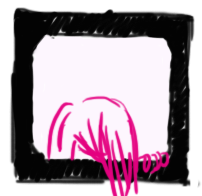
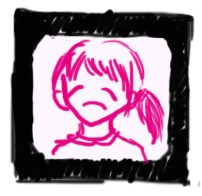
Two versions of the same layered image (202 × 196). Layer-by-layer changes:
showed "sad" over left=62, top=84, right=119, bottom=112
hid "dead" over left=46, top=95, right=171, bottom=196
showed "圖層 1" over left=50, top=39, right=165, bottom=164
